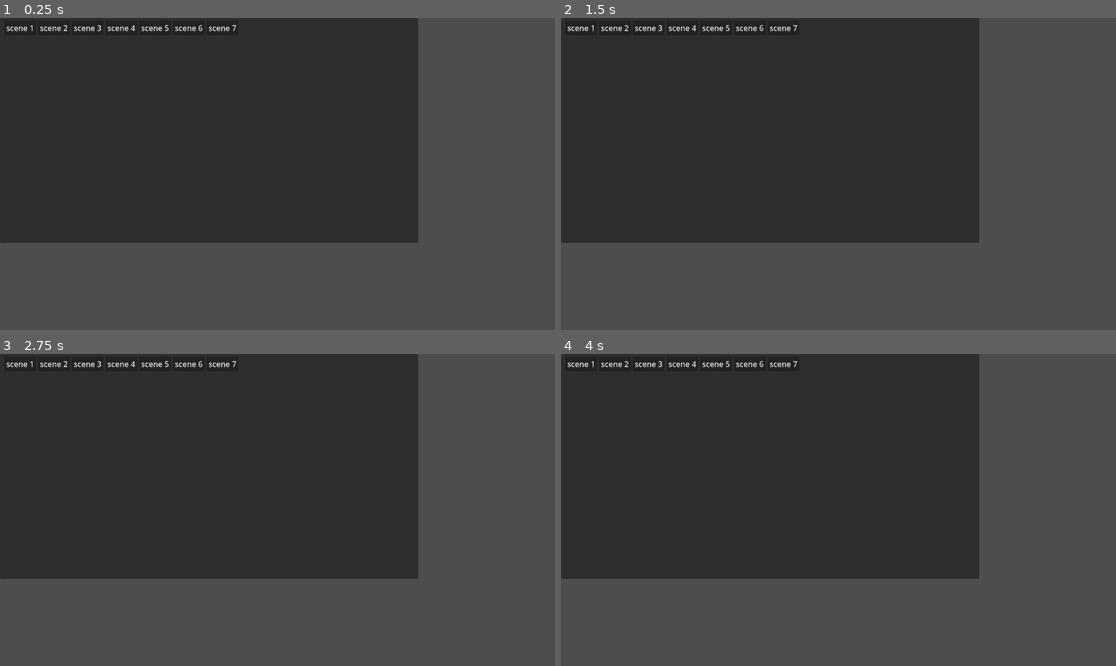
Above: before the commit, frames 1-4 (two rows, left to right).
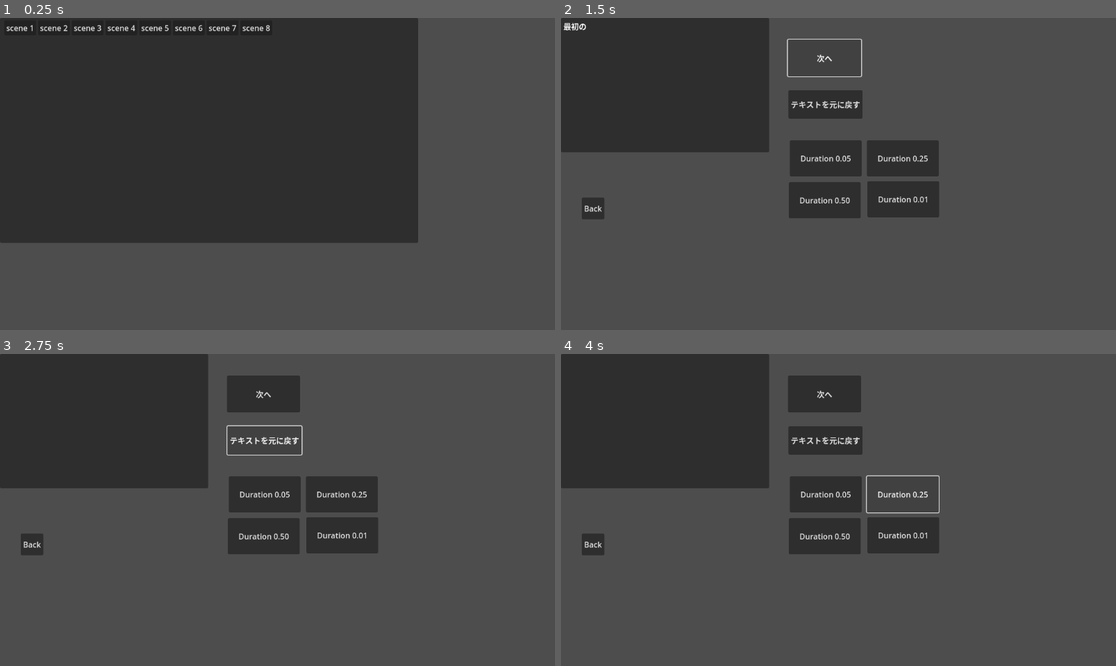
Above: after the commit, the same moments.

Repository: jiro4989/godot_practice
Game: Godot game, scene res://Top.tscn
Same seed, same stepped clock (60 frames per second), same inputs: the game is played once before the commit and once after it. The engine's default icon, where the game draws it, is replaced by a stand-in: a white triangle on a blue panel in a dark square.
Inputs (mouse positions are in pixels of both pictures, inside the frame that each line leads up to):
- Up to frame 1 (0.25 s): no input
- Up to frame 2 (1.5 s): click (816, 27) at 0.5 s, where only the run after the commit has a clickable "scene 8"; click (821, 58) at 1.25 s, where only the run after the commit has a clickable "次へ"
- Up to frame 3 (2.75 s): click (266, 441) at 2 s, where only the run after the commit has a clickable "テキストを元に戻す"
- Up to frame 4 (4 s): click (827, 494) at 2.75 s, where only the run after the commit has a clickable "Duration 0.05"; click (905, 494) at 3.5 s, where only the run after the commit has a clickable "Duration 0.25"

The runs differ from the first frame. In frame 1, less than 0.1% of the frame differs, in the area x 43-49%, y 2-5%; in frame 2, 30%, in the area x 0-76%, y 0-72%; in frame 3, 30%; in frame 4, 30%.

Commit message:
add: １文字ずつテキストを描画するシーンを追加

Diff:
--- a/Top.tscn
+++ b/Top.tscn
@@ -50,3 +50,8 @@
 layout_mode = 2
 label = "scene 7"
 scene_path = "res://src/s007_richtext/scene.tscn"
+
+[node name="Button8" parent="Base/Buttons" instance=ExtResource("2_t5pbu")]
+layout_mode = 2
+label = "scene 8"
+scene_path = "res://src/s008_wrap_text/scene.tscn"
--- /dev/null
+++ b/src/s008_wrap_text/scene.gd
@@ -0,0 +1,68 @@
+extends Control
+
+@onready var text = $Panel/MarginContainer/Text
+var duration: float = 0.05
+
+var texts = [
+	"最初のメッセージ。",
+	"２つ目のメッセージ。",
+	"３つ目のメッセージ。",
+	"４つ目のメッセージ。",
+	"５つ目のメッセージ。",
+	"最後のメッセージ",
+]
+
+var text_index = 0
+
+# Called when the node enters the scene tree for the first time.
+func _ready():
+	pass # Replace with function body.
+
+
+# Called every frame. 'delta' is the elapsed time since the previous frame.
+func _process(delta):
+	pass
+
+
+func _on_next_pressed():
+	print("_on_next_pressed")
+	if len(texts) <= text_index:
+		return
+	print("append text")
+	var additional_text = texts[text_index]
+	# 明示的に float にしないと、整数÷整数が 0 になってしまう
+	var before_text_length: float = text.text.length()
+	var after_text_length: float = (text.text + additional_text).length()
+	# すでに途中まで描画されているテキストは表示された状態から、１文字ずつ描画する必要がある。
+	# 現在の表示状況をセットしてから、awaitで徐々に文字を描画する。
+	var current_ratio: float = before_text_length / after_text_length
+	# テキストをセットしてから、visible_ratioをセットしないといけない
+	text.text += additional_text
+	text.visible_ratio = current_ratio
+	display_message()
+	text_index += 1
+
+func display_message():
+	text.visible_ratio += 1.0 / text.text.length()
+	await get_tree().create_timer(duration).timeout
+	if text.visible_ratio < 1:
+		display_message()
+
+
+func _on_init_text_pressed():
+	text.text = ""
+	text.visible_ratio = 0.0
+	text_index = 0
+
+
+func _on_duration_0_05_pressed():
+	duration = 0.05
+
+func _on_duration_0_25_pressed():
+	duration = 0.25
+
+func _on_duration_0_50_pressed():
+	duration = 0.50
+
+func _on_duration_0_01_pressed():
+	duration = 0.01
--- /dev/null
+++ b/src/s008_wrap_text/scene.tscn
@@ -0,0 +1,91 @@
+[gd_scene load_steps=3 format=3 uid="uid://canxeirlwrecj"]
+
+[ext_resource type="PackedScene" path="res://src/s000_top/top_button.tscn" id="1_2cn6r"]
+[ext_resource type="Script" path="res://src/s008_wrap_text/scene.gd" id="1_t8xvv"]
+
+[node name="Scene" type="Control"]
+layout_mode = 3
+anchors_preset = 15
+anchor_right = 1.0
+anchor_bottom = 1.0
+grow_horizontal = 2
+grow_vertical = 2
+script = ExtResource("1_t8xvv")
+
+[node name="Panel" type="Panel" parent="."]
+layout_mode = 0
+offset_right = 432.0
+offset_bottom = 279.0
+
+[node name="MarginContainer" type="MarginContainer" parent="Panel"]
+layout_mode = 1
+anchors_preset = 15
+anchor_right = 1.0
+anchor_bottom = 1.0
+grow_horizontal = 2
+grow_vertical = 2
+theme_override_constants/margin_left = 5
+theme_override_constants/margin_top = 5
+theme_override_constants/margin_right = 5
+theme_override_constants/margin_bottom = 5
+
+[node name="Text" type="RichTextLabel" parent="Panel/MarginContainer"]
+layout_mode = 2
+
+[node name="TopButton" parent="." instance=ExtResource("1_2cn6r")]
+position = Vector2(43, 373)
+
+[node name="Next" type="Button" parent="."]
+layout_mode = 0
+offset_left = 471.0
+offset_top = 45.0
+offset_right = 623.0
+offset_bottom = 121.0
+text = "次へ"
+
+[node name="InitText" type="Button" parent="."]
+layout_mode = 0
+offset_left = 472.0
+offset_top = 150.0
+offset_right = 626.0
+offset_bottom = 209.0
+text = "テキストを元に戻す"
+
+[node name="Duration0_05" type="Button" parent="."]
+layout_mode = 0
+offset_left = 475.0
+offset_top = 254.0
+offset_right = 624.0
+offset_bottom = 329.0
+text = "Duration 0.05"
+
+[node name="Duration0_25" type="Button" parent="."]
+layout_mode = 0
+offset_left = 635.0
+offset_top = 254.0
+offset_right = 784.0
+offset_bottom = 329.0
+text = "Duration 0.25"
+
+[node name="Duration0_50" type="Button" parent="."]
+layout_mode = 0
+offset_left = 473.0
+offset_top = 341.0
+offset_right = 622.0
+offset_bottom = 416.0
+text = "Duration 0.50"
+
+[node name="Duration0_01" type="Button" parent="."]
+layout_mode = 0
+offset_left = 636.0
+offset_top = 339.0
+offset_right = 785.0
+offset_bottom = 414.0
+text = "Duration 0.01"
+
+[connection signal="pressed" from="Next" to="." method="_on_next_pressed"]
+[connection signal="pressed" from="InitText" to="." method="_on_init_text_pressed"]
+[connection signal="pressed" from="Duration0_05" to="." method="_on_duration_0_05_pressed"]
+[connection signal="pressed" from="Duration0_25" to="." method="_on_duration_0_25_pressed"]
+[connection signal="pressed" from="Duration0_50" to="." method="_on_duration_0_50_pressed"]
+[connection signal="pressed" from="Duration0_01" to="." method="_on_duration_0_01_pressed"]
Not shown, changed: README.adoc
